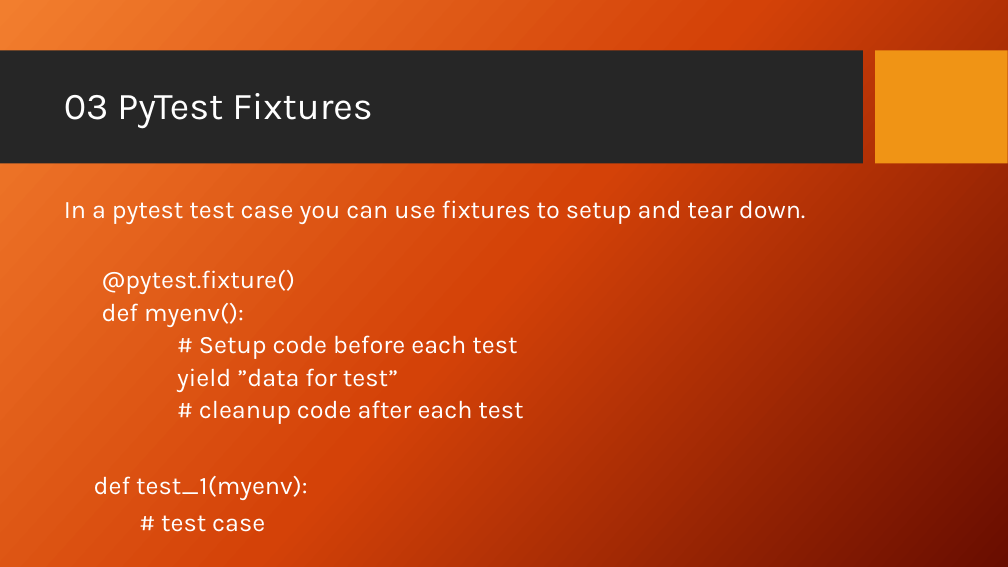
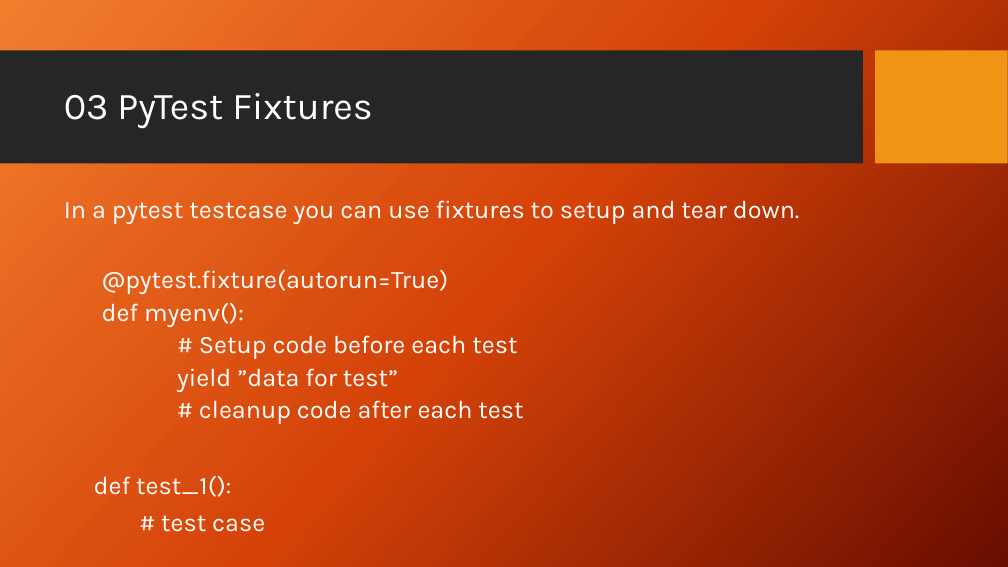
Before and after one commit to PrincetonUniversity/software_testing, a slide deck: slide 10 of UnitTestingSlides.pptx. Drawn at 1008x567 pixels with LibreOffice and Linux fonts; fonts in the diff are those of the drawing; background and template pictures are left out. Boxes give left, top, right and bottom in pixels: in the first picture for what was removed or moved away, otherwise in the second. Text is boxed around its words. In the diff, an @@ line names an element or a change of style, - is before the commit and + after.

Commit message:
update slides

```diff
--- a/UnitTestingSlides.pptx
+++ b/UnitTestingSlides.pptx
@@ text at box(64, 200, 800, 294): text changed @@
-In a pytest test case you can use fixtures to setup and tear down.
-  @pytest.fixture()
+In a pytest testcase you can use fixtures to setup and tear down.
+  @pytest.fixture(autorun=True)
@@ text at box(94, 476, 231, 497): text changed @@
-def test_1(myenv):
+def test_1():
```
Also in this commit, not shown: 4 other slides changed, 4 other files.
